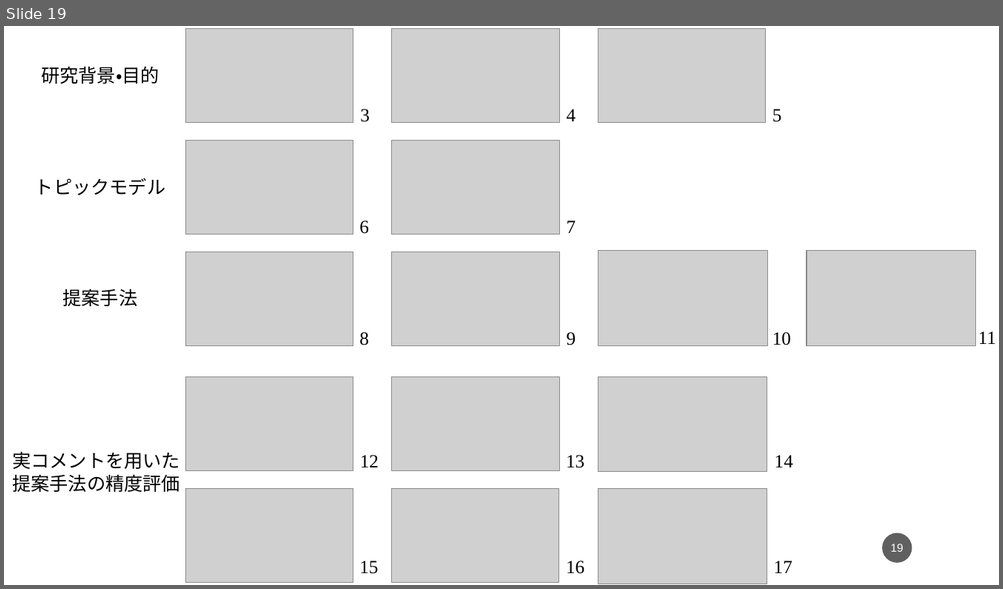
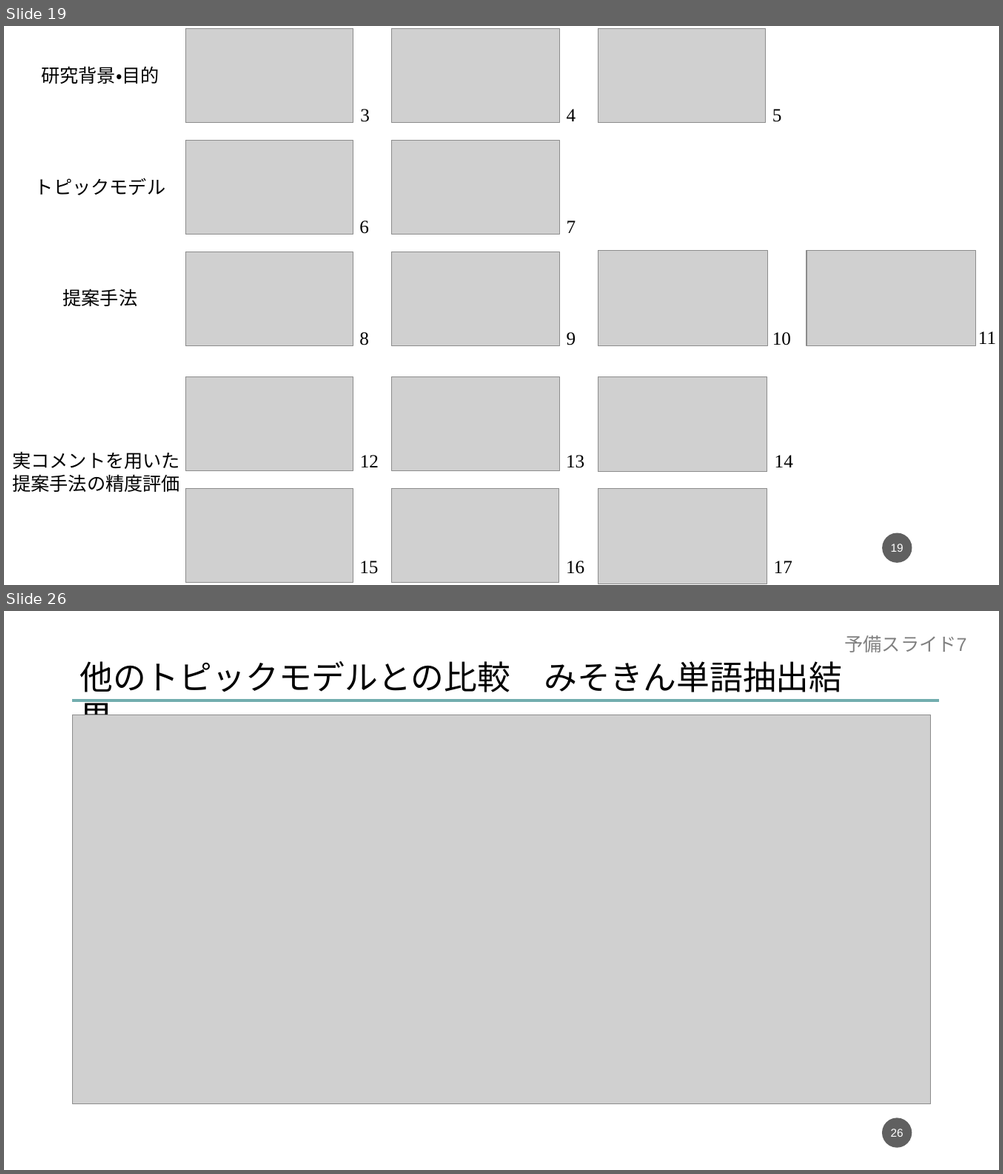
Before and after one commit to dora937nishikori/investigation, a slide deck: 修論/修論発表資料.pptx. Shown one above the other, each under a label of ours: slide 19 before the commit, slides 19 and 26 after it; the slides between them are not shown. The pictures are 1003x589 and 1003x1174 pixels, drawn with LibreOffice and Linux fonts; fonts in the diff are those of the drawing; grey boxes stand for pictures. Boxes give left, top, right and bottom in pixels: in the first picture for what was removed or moved away, otherwise in the second. Text is boxed around its words. In the diff, an @@ line names an element or a change of style, - is before the commit and + after.

```diff
--- a/修論/修論発表資料.pptx
+++ b/修論/修論発表資料.pptx
@@ slide 26 added at (4, 611, 999, 1170), background #FFFFFF @@
@@ text added at (844, 635, 966, 652), 18 pt, text #808080 @@
+予備スライド7
@@ text added at (79, 661, 842, 692), 32 pt, text #000000 @@
+他のトピックモデルとの比較 みそきん単語抽出結果
@@ line added from (73, 701) to (939, 701), #72ADAE 3 pt @@
@@ picture added at (73, 715, 930, 1104) @@
@@ page number added at (882, 1119, 912, 1148), fill #1D1D1D at 70% opacity, 11 pt, text #FFFFFF @@
+26
```
Also in this commit, not shown: 1 slide changed, 6 other slides added, 15 other files.
